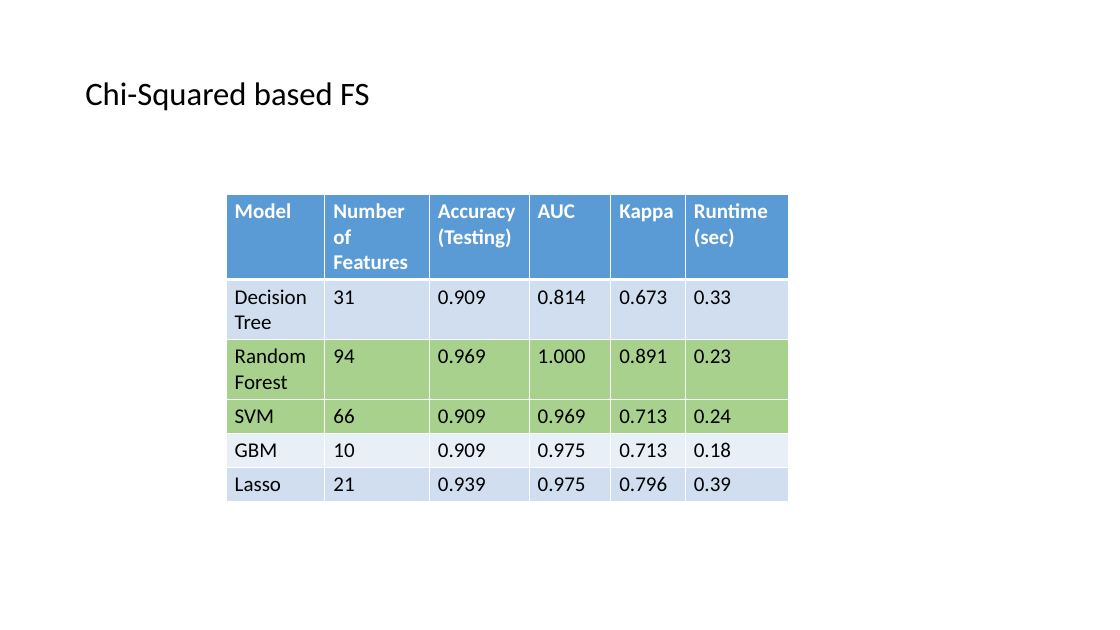
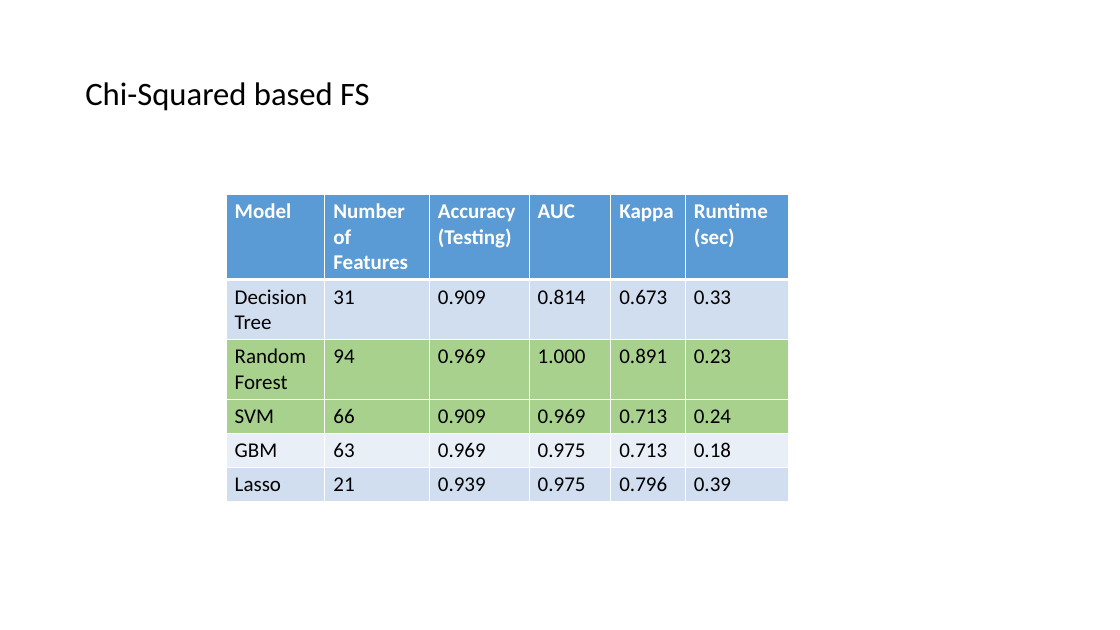
Before and after one commit to AtrayeeNeog/Cardio-Classifier-HIWi, a slide deck: slide 6 of Reports/Hiwi Meeting 4.pptx. Drawn at 1120x630 pixels with LibreOffice and Linux fonts; fonts in the diff are those of the drawing. Boxes give left, top, right and bottom in pixels: in the first picture for what was removed or moved away, otherwise in the second. Text is boxed around its words. In the diff, an @@ line names an element or a change of style, - is before the commit and + after.

```diff
--- a/Reports/Hiwi Meeting 4.pptx
+++ b/Reports/Hiwi Meeting 4.pptx
@@ table at box(226, 195, 788, 499) @@
-row 5, column 2: 10
+row 5, column 2: 63
-row 5, column 3: 0.909
+row 5, column 3: 0.969
```
Also in this commit, not shown: 2 other slides changed, 1 other file.
